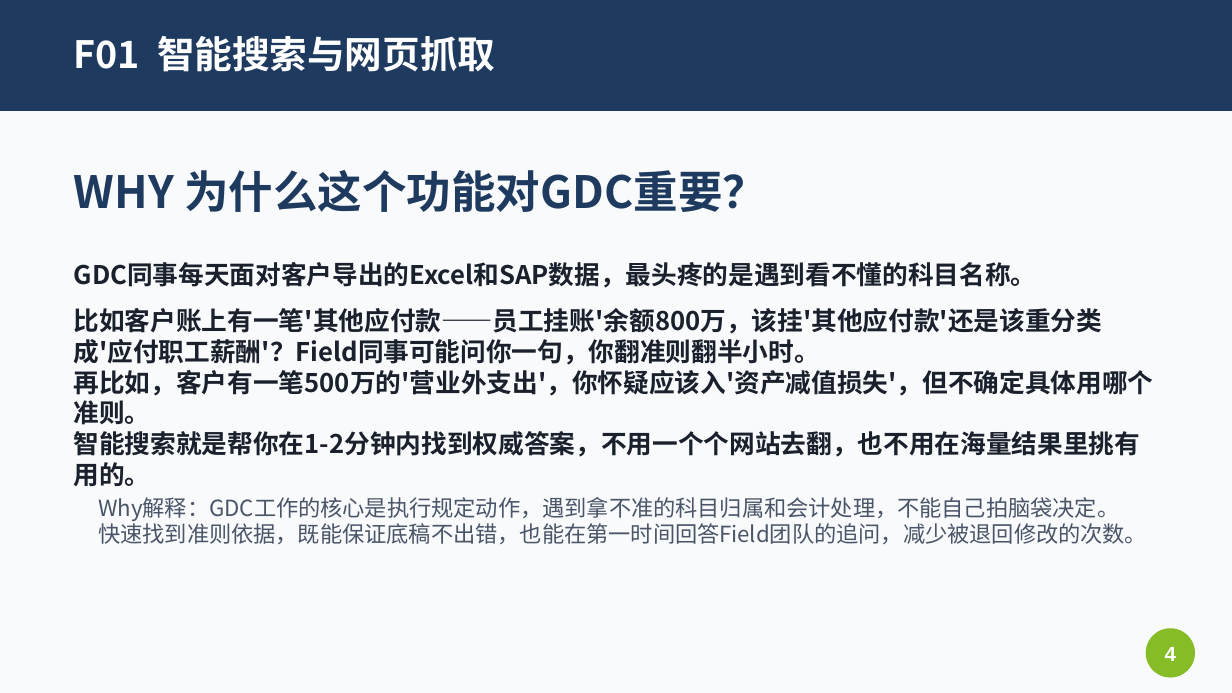
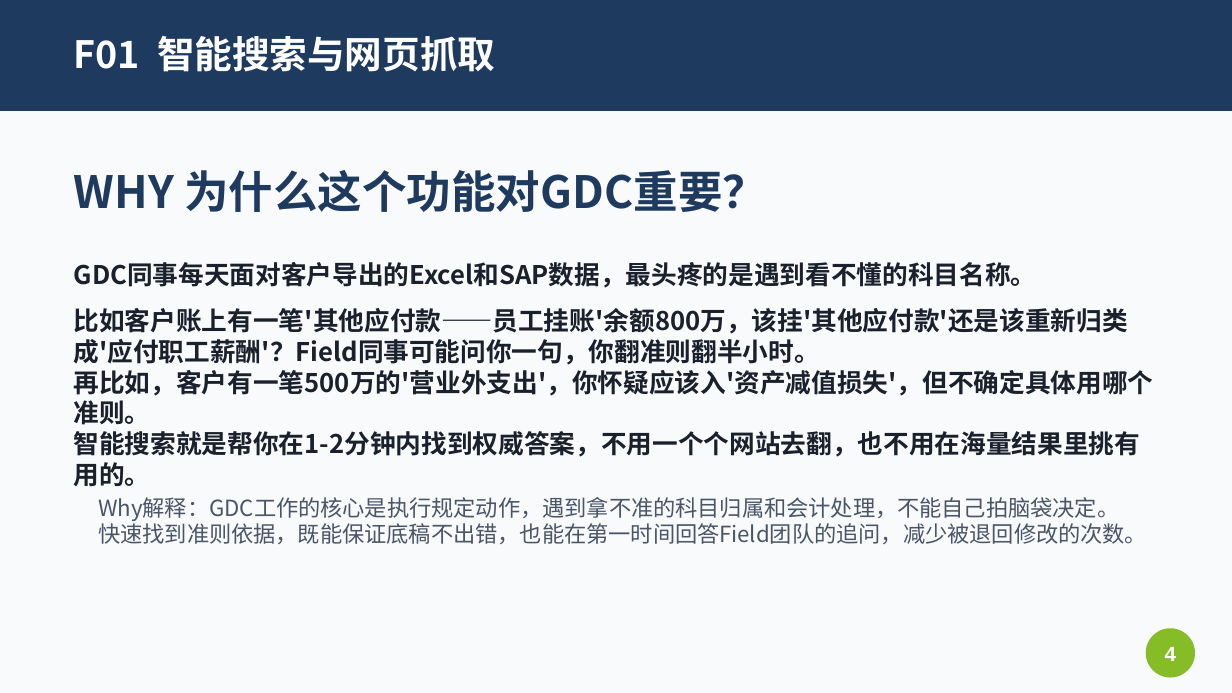
Before and after one commit to Bgu253518/my-app-hub, a slide deck: slide 4 of NOVA_GDC_Training_v3.pptx. Drawn at 1232x693 pixels with LibreOffice and Linux fonts; fonts in the diff are those of the drawing. Boxes give left, top, right and bottom in pixels: in the first picture for what was removed or moved away, otherwise in the second. Text is boxed around its words. In the diff, an @@ line names an element or a change of style, - is before the commit and + after.

Commit message:
update: 修改PPT适配二线所场景
- 全局替换：8大→6大核心功能、重分类→重新归类、现场互动→课后练习
- F01 示例由科目重分类改为固定资产场景
- F04/F09 压缩为单页概览，隐藏详细页
- 更新目录结构

```diff
--- a/NOVA_GDC_Training_v3.pptx
+++ b/NOVA_GDC_Training_v3.pptx
@@ text at (74, 308, 1128, 365): text changed @@
-比如客户账上有一笔'其他应付款——员工挂账'余额800万，该挂'其他应付款'还是该重分类成'应付职工薪酬'？Field同事可能问你一句，你翻准则翻半小时。
+比如客户账上有一笔'其他应付款——员工挂账'余额800万，该挂'其他应付款'还是该重新归类成'应付职工薪酬'？Field同事可能问你一句，你翻准则翻半小时。
```
Also in this commit, not shown: 22 other slides changed, 1 other file.
